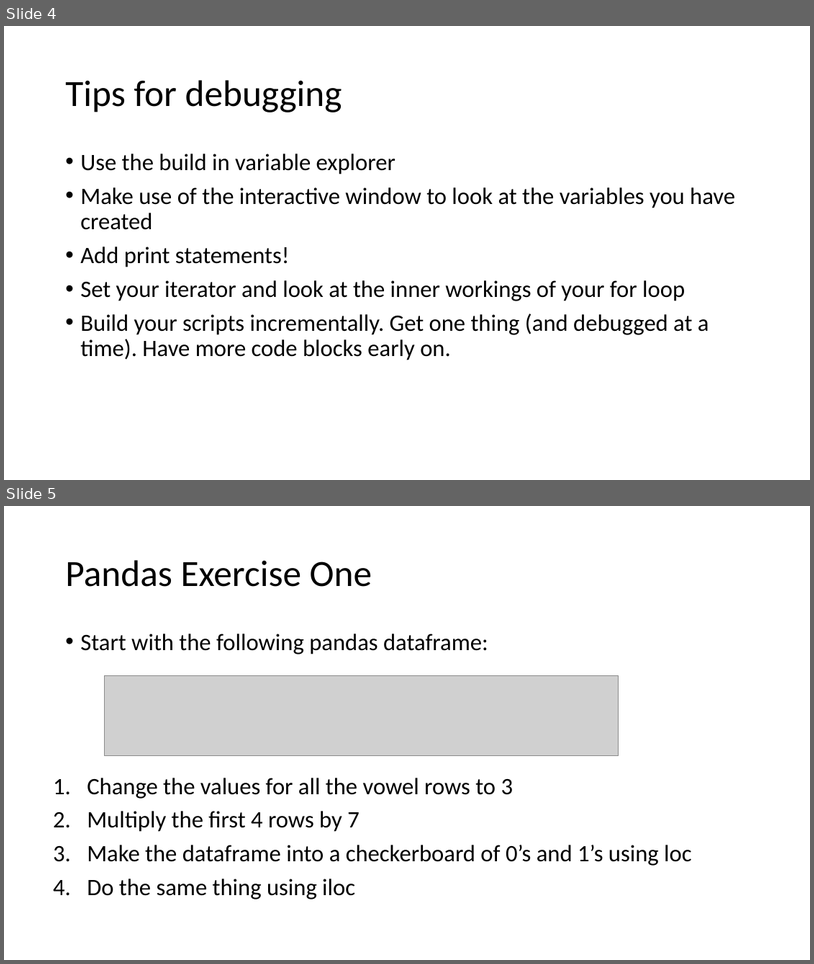
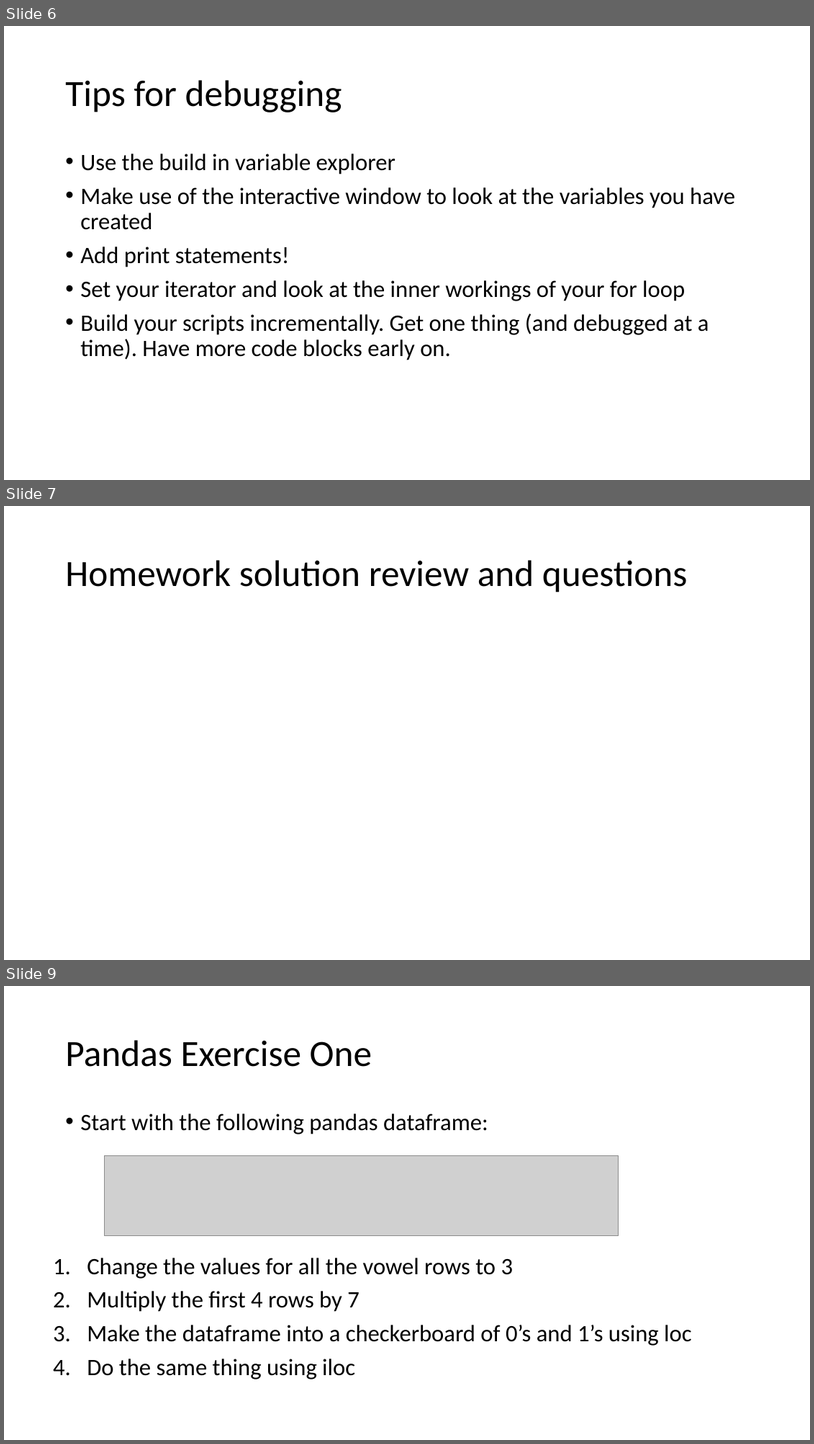
Before and after one commit to HAS-Tools-2023/Course-Materials23, a slide deck: Class_Notes/Week6_Pandas.pptx. Shown one above the other, each under a label of ours: slides 4 and 5 before the commit, slides 6, 7 and 9 after it; the slides between them are not shown. The pictures are 814x964 and 814x1444 pixels, drawn with LibreOffice and Linux fonts; fonts in the diff are those of the drawing; grey boxes stand for pictures. Boxes give left, top, right and bottom in pixels: in the first picture for what was removed or moved away, otherwise in the second. Text is boxed around its words. In the diff, an @@ line names an element or a change of style, - is before the commit and + after.

Commit message:
HW5 solution plus assignment update

```diff
--- a/Class_Notes/Week6_Pandas.pptx
+++ b/Class_Notes/Week6_Pandas.pptx
@@ slide 7 added at bbox=[4, 506, 810, 960], background #FFFFFF @@
@@ title added at bbox=[65, 560, 688, 592], 44 pt, text #000000 @@
+Homework solution review and questions
@@ what was slide 4 is now slide 6 @@
@@ what was slide 5 is now slide 9 @@
```
Also in this commit, not shown: 1 slide changed, 3 other slides added, 2 other files.
